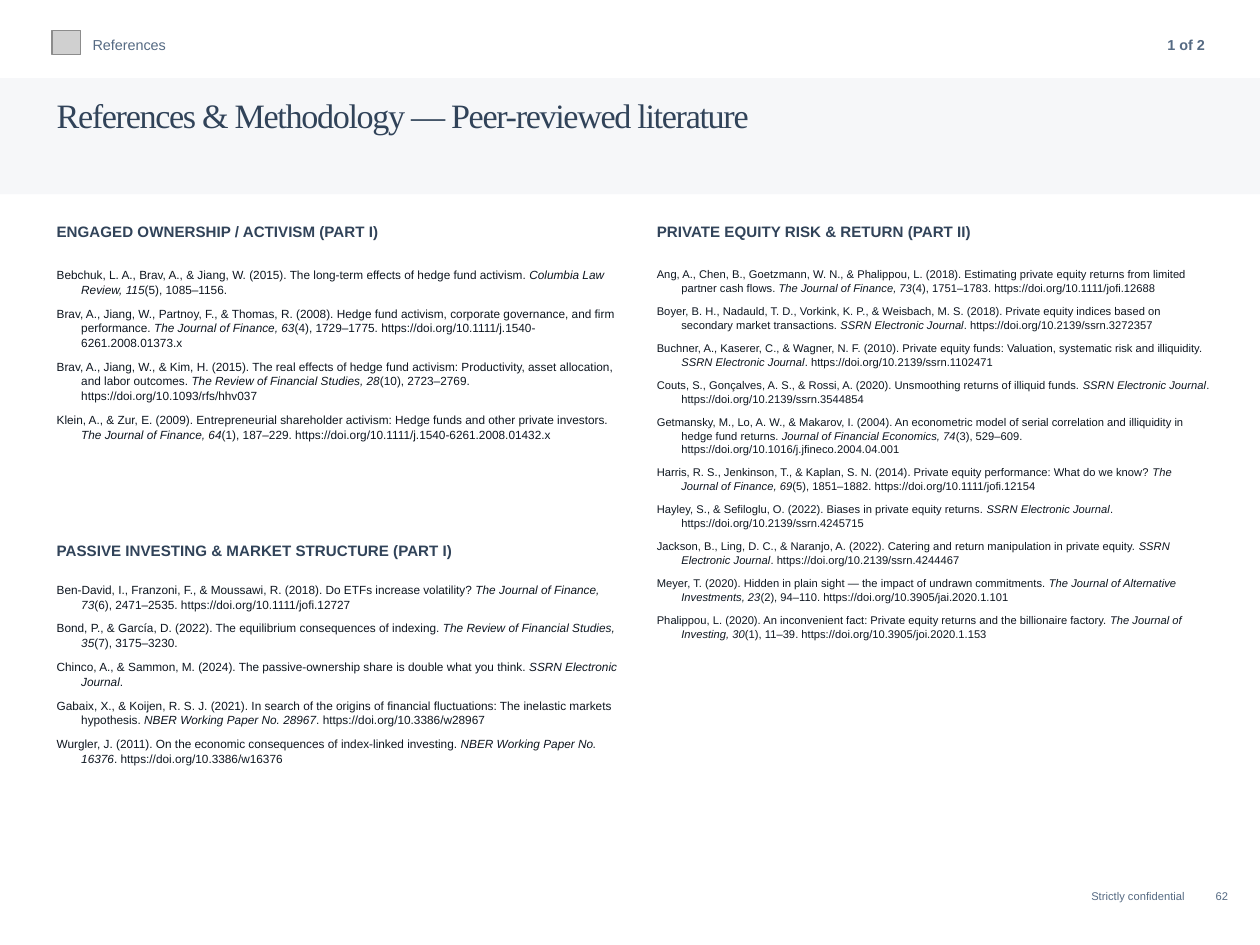
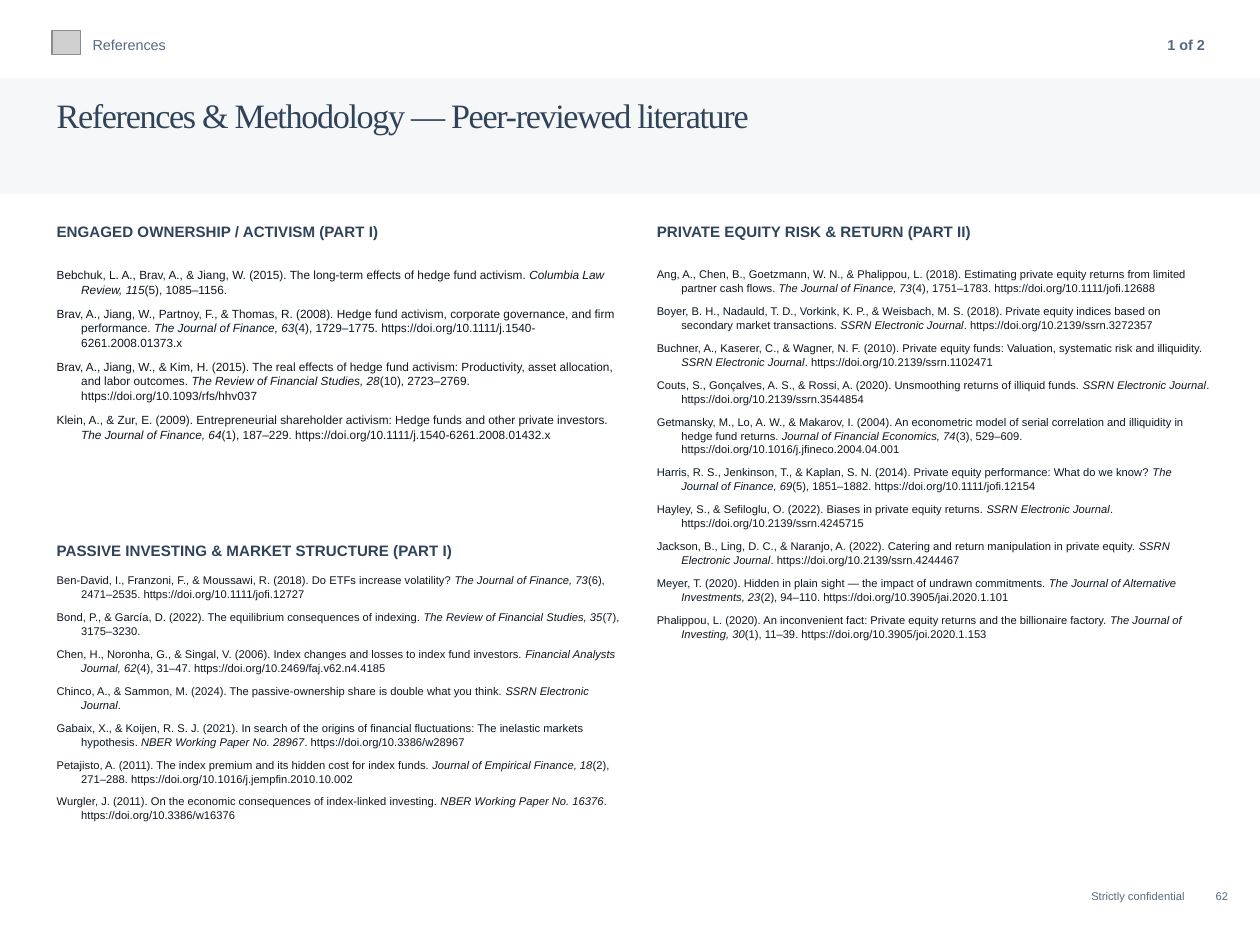
Before and after one commit to charette-lab/Claude, a slide deck: slide 66 of Athanase_Engaged_Ownership_Allocator_Deck.pptx. Drawn at 1260x945 pixels with LibreOffice and Linux fonts; fonts in the diff are those of the drawing; grey boxes stand for pictures. Boxes give left, top, right and bottom in pixels: in the first picture for what was removed or moved away, otherwise in the second. Text is boxed around its words. In the diff, an @@ line names an element or a change of style, - is before the commit and + after.

```diff
--- a/Athanase_Engaged_Ownership_Allocator_Deck.pptx
+++ b/Athanase_Engaged_Ownership_Allocator_Deck.pptx
@@ text at [57,576,620,822]: size 7.2 to 6.8 pt in "Ben-David, I., Franzoni, F., & Moussawi, R. ...", "Bond, P., & García, D. (2022). The ...", "Chinco, A., & Sammon, M. (2024). The ...", "Gabaix, X., & Koijen, R. S. J. ..." and 1 more places @@
@@ text "Ben-David, I., Franzoni, F., & ...": place and size @@
-text "Ben-David, I., Franzoni, F., & ..." at [57,585,617,766]
+text "Ben-David, I., Franzoni, F., & ..." at [57,576,620,822]
@@ text at [57,650,615,674]: paragraph added @@
+Chen, H., Noronha, G., & Singal, V. (2006). Index changes and losses to index fund investors. Financial Analysts Journal, 62(4), 31–47. https://doi.org/10.2469/faj.v62.n4.4185
@@ text at [57,761,609,785]: paragraph added @@
+Petajisto, A. (2011). The index premium and its hidden cost for index funds. Journal of Empirical Finance, 18(2), 271–288. https://doi.org/10.1016/j.jempfin.2010.10.002
```
Also in this commit, not shown: 1 other slide changed, 1 other file.
